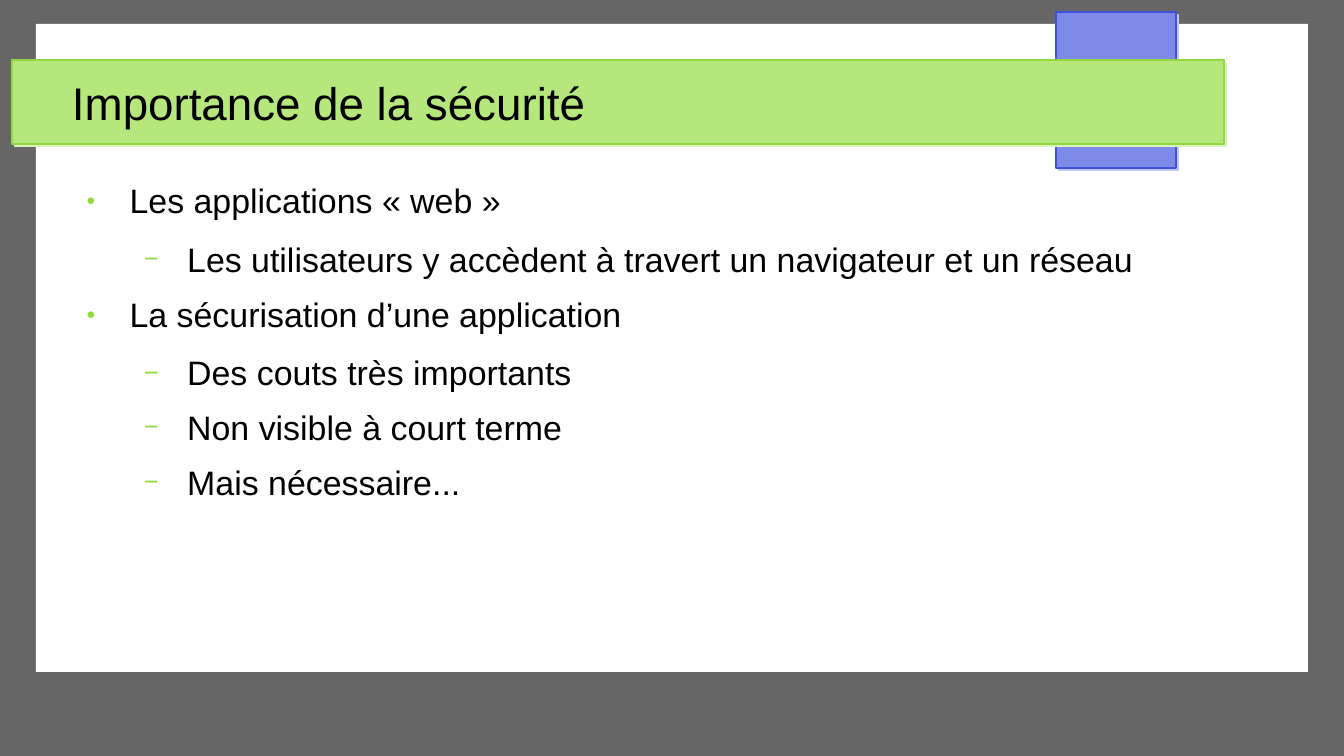
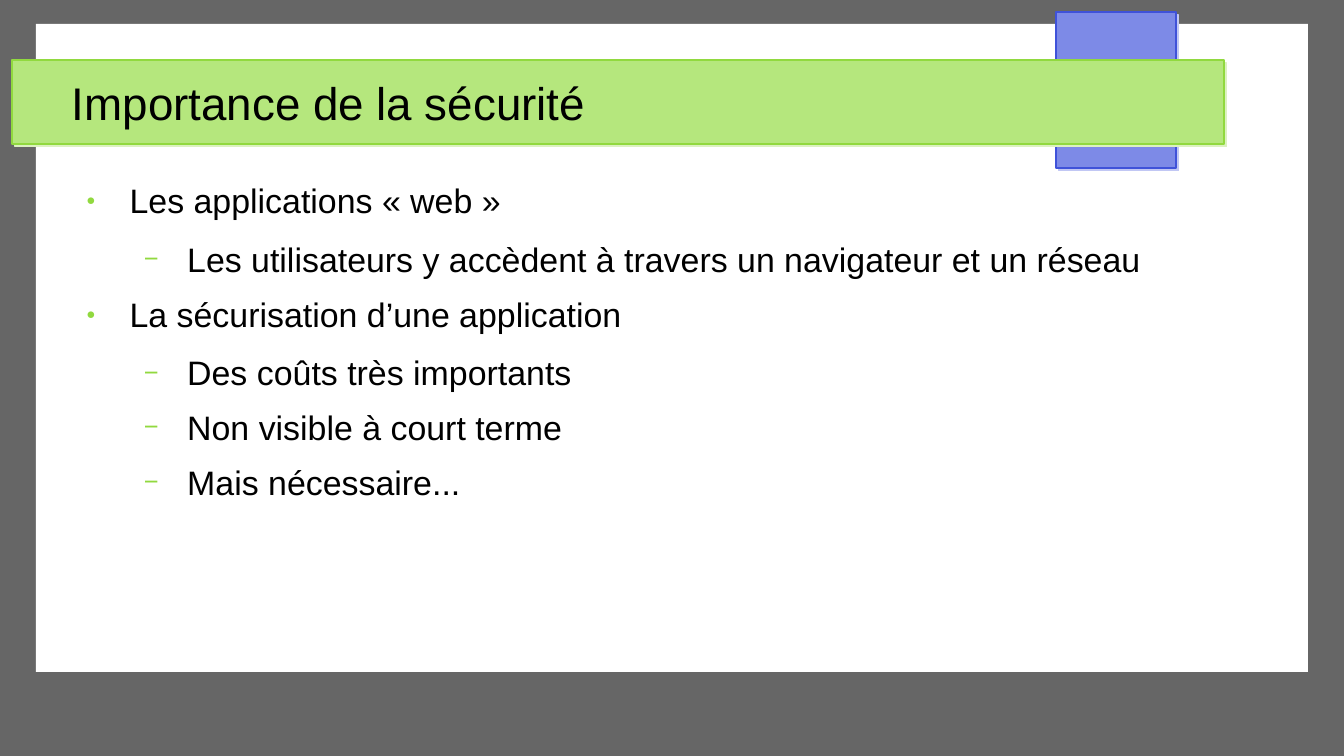
Before and after one commit to Akipe/abc_2105, a slide deck: slide 8 of other/presentations/securite_app_web/presentation_securite_app_web_v2.odp (slide 9 before the commit). Drawn at 1344x756 pixels with LibreOffice and Linux fonts; fonts in the diff are those of the drawing. Boxes give left, top, right and bottom in pixels: in the first picture for what was removed or moved away, otherwise in the second. Text is boxed around its words. In the diff, an @@ line names an element or a change of style, - is before the commit and + after.

```diff
--- a/other/presentations/securite_app_web/presentation_securite_app_web_v2.odp
+++ b/other/presentations/securite_app_web/presentation_securite_app_web_v2.odp
@@ text at <box>187,247,1141,279</box>: text changed @@
-  − Les utilisateurs y accèdent à travert un navigateur et un réseau
+  − Les utilisateurs y accèdent à travers un navigateur et un réseau
@@ text at <box>187,360,571,392</box>: text changed @@
-  − Des couts très importants
+  − Des coûts très importants
```
Also in this commit, not shown: 13 other slides changed, 2 slides added, 4 slides removed, 4 other files.
